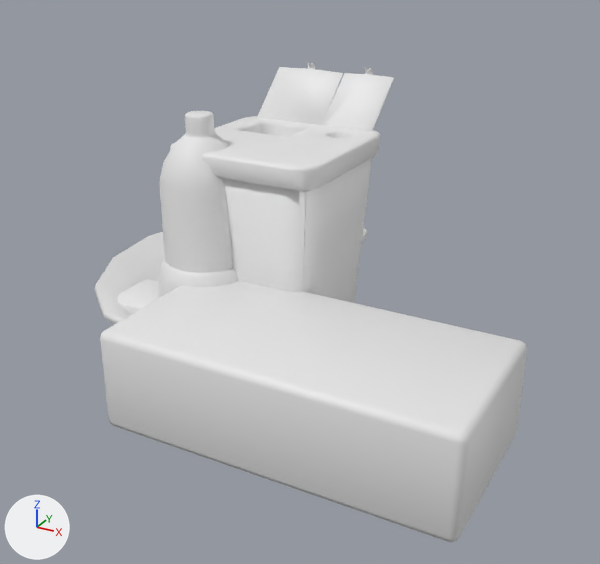
The FBX model ECOE sim/Assets/Art/Environment/MedicalInstrument/MedicalInstrument.fbx, before and after one commit.
Both versions are drawn from a 50 mm lens placed at (0.333, -0.463, 0.305), pointed at (0.065, 0.025, 0.061). Every picture has the same lights, and +X, +Y and +Z are marked at lower left. The older version comes first. Where no turn or scale is listed for an object, it has been applied to the vertices. Vertices at exactly the same position are counted once.

In view in the first picture: 'AlcoholBottle', 'Betadine', 'GlovesBox', 'Kidney', 'MedicamentBox', 'SharpContainer'.
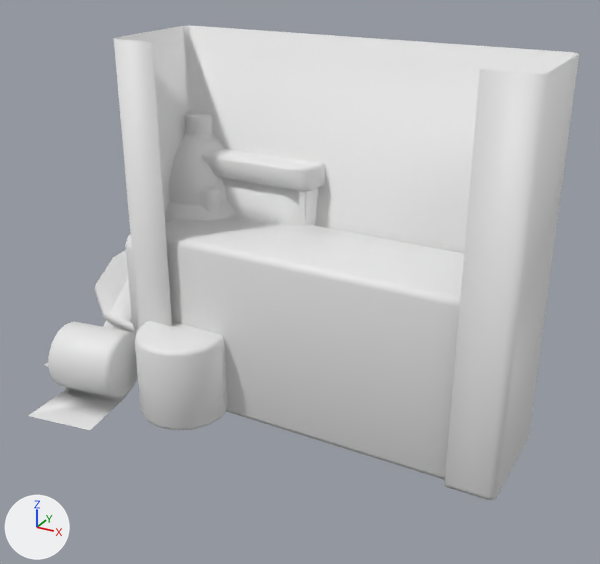
Pixel boxes [x1, y1, x2, y2] of what changed, in the pictures (600 x 564 px):
```json
{"object": "GlovesBoxSupport", "change": "added", "after": [114, 26, 579, 500]}
{"object": "GlovesBox", "change": "moved, turned", "before": [100, 281, 527, 542], "after": [165, 216, 464, 480]}
{"object": "Bandages", "change": "added", "after": [28, 234, 227, 430]}
{"object": "BottleSuero", "change": "added", "after": [165, 202, 236, 223]}
{"object": "BottleClorixidina", "change": "added", "after": [199, 187, 221, 212]}
{"object": "SharpContainer", "change": "unchanged, covered by the edit", "before": [170, 62, 394, 303], "after": [201, 149, 325, 226]}
{"object": "AlcoholBottle", "change": "unchanged, covered by the edit", "before": [159, 111, 233, 273], "after": [169, 112, 227, 205]}
{"object": "Betadine", "change": "unchanged, covered by the edit", "before": [158, 256, 239, 298]}
```

Edits to the scene script, one JSON object a line:
```json
{"block": "me_cube_017", "where": "# used by ob_glovesbox; location = (0.0, 0.0, 0.0)"}
{"op": "remove", "block": "me_cube_017", "code": "me_cube_017.from_pydata(...)  # 56 vertices, 54 faces; spans x -0.002..0.238, y -0.118..0.002, z -0.002..0.068"}
{"op": "add", "block": "me_cube_017", "code": "me_cube_017.from_pydata(...)  # 56 vertices, 54 faces; spans x -0.002..0.238, y -0.068..0.002, z -0.002..0.118"}
{"block": "me_cube_017", "change": "me_cube_017 part 1: the whole mesh is turned -90 degrees about the x axis through its middle, then moved by (0.0, 0.025, 0.025)"}
{"op": "add", "block": "me_circle_014", "code": ["me_circle_014 = bpy.data.meshes.new('Circle.014')", "me_circle_014.from_pydata(...)  # 184 vertices, 167 faces; spans x -0.025..0.025, y -0.025..0.025, z 0.001..0.152"]}
{"op": "add", "block": "me_cube_018", "code": ["me_cube_018 = bpy.data.meshes.new('Cube.018')", "me_cube_018.from_pydata(...)  # 116 vertices, 116 faces; spans x -0.008..0.246, y -0.074..0.002, z -0.002..0.239"]}
{"op": "add", "block": "me_circle_011_1", "code": ["me_circle_011_1 = bpy.data.meshes.new('Circle.011')", "me_circle_011_1.from_pydata(...)  # 281 vertices, 237 faces; spans x -0.096..0.062, y -0.135..0.02, z -0.002..0.1"]}
{"op": "add", "block": "me_circle_013", "code": ["me_circle_013 = bpy.data.meshes.new('Circle.013')", "me_circle_013.from_pydata(...)  # 256 vertices, 242 faces; spans x -0.039..0.039, y -0.039..0.039, z 0.0..0.15"]}
{"op": "add", "block": "ob_bottleclorixidina", "code": ["ob_bottleclorixidina = bpy.data.objects.new('BottleClorixidina', me_circle_014)", "ob_bottleclorixidina.location = (0.0, 0.0, 0.0)"]}
{"op": "add", "block": "ob_glovesboxsupport", "code": ["ob_glovesboxsupport = bpy.data.objects.new('GlovesBoxSupport', me_cube_018)", "ob_glovesboxsupport.location = (0.0, 0.0, 0.0)"]}
{"op": "add", "block": "ob_bandages", "code": ["ob_bandages = bpy.data.objects.new('Bandages', me_circle_011_1)", "ob_bandages.location = (0.0, 0.0, 0.0)"]}
{"op": "add", "block": "ob_bottlesuero", "code": ["ob_bottlesuero = bpy.data.objects.new('BottleSuero', me_circle_013)", "ob_bottlesuero.location = (0.0, 0.0, 0.0)"]}
```
